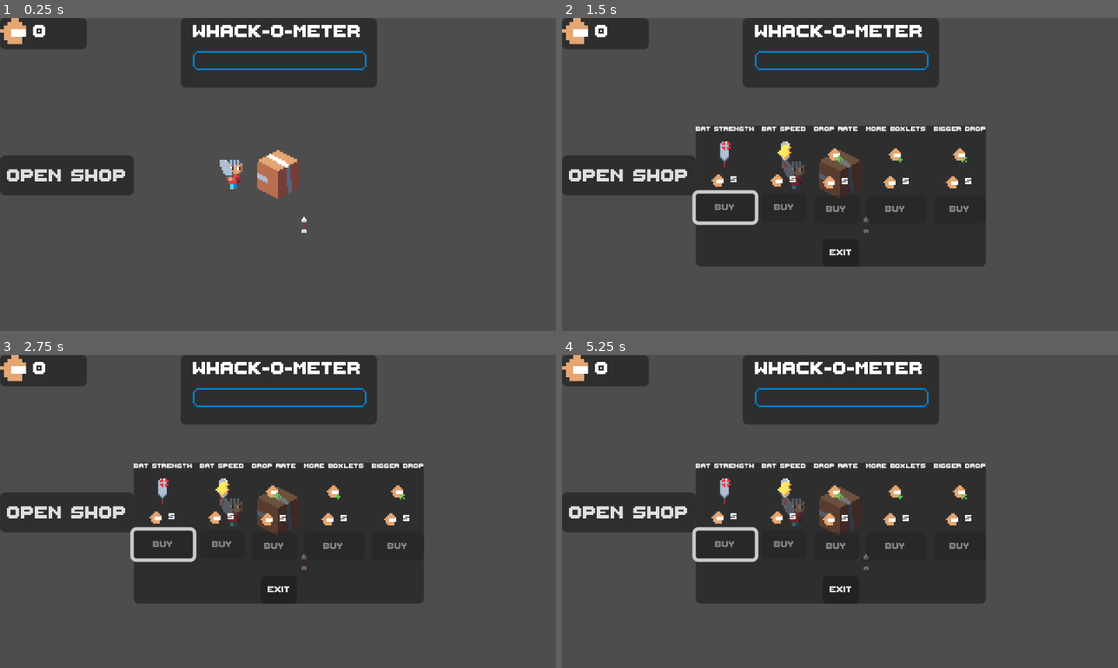
Above: before the commit, frames 1-4 (two rows, left to right).
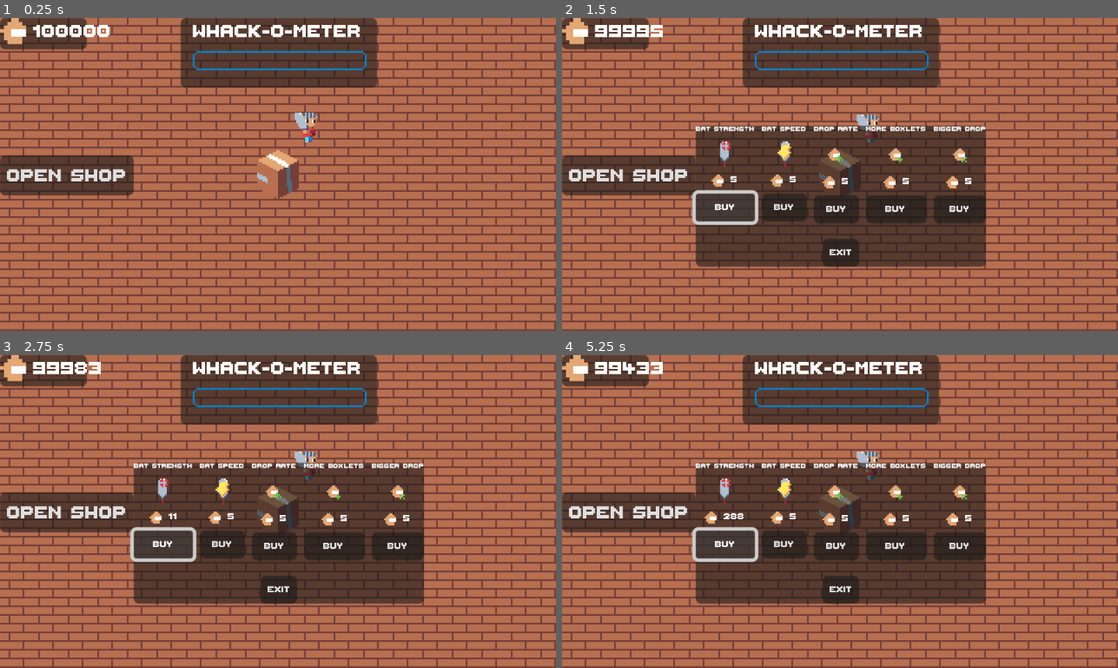
Above: after the commit, the same moments.

Repository: SpicyTime/WackaBox
Game: Godot game, scene res://Game/game.tscn
Same seed, same stepped clock (60 frames per second), same inputs: the game is played once before the commit and once after it.
Inputs (mouse positions are in pixels of both pictures, inside the frame that each line leads up to):
- Up to frame 1 (0.25 s): no input
- Up to frame 2 (1.5 s): click "Open Shop" at 0.5 s; click (723, 205) at 1.25 s, where only the run after the commit has a clickable "buy"
- Up to frame 3 (2.75 s): tap Enter at 2 s; hold D (Right) from 2.03 s (still down); tap Space (Swing) at 2.1 s
- Up to frame 4 (5.25 s): tap Space (Swing) at 2.75, 2.85, 3.6, 4.25, 4.35, 5.1 s; release D (Right) at 2.78 s; hold S (Down) 2.78-3.53 s; tap Enter at 3.5, 5 s; hold D (Right) 3.53-4.28 s; hold W (Up) 4.28-5.03 s; hold A (Left) from 5.03 s (still down)

The runs differ from the first frame. In frame 1, 95% of the frame differs, in the area x 0-100%, y 0-100%; in frame 2, 87%; in frame 3, 87%; in frame 4, 87%.

Commit message:
Added box movement and variety to spike spawning

Diff:
--- a/Game/Player/player.gd
+++ b/Game/Player/player.gd
@@ -11,6 +11,7 @@
 var _orig_bat_hitbox_pos: Vector2 = Vector2.ZERO
 var upgrades_counter: Dictionary
 var _base_cooldown_time: float
+
 func clear_upgrades() -> void:
 	upgrades_counter.clear()
 func handle_flip(dir: int) -> void:
@@ -31,14 +32,12 @@
 
 func apply_upgrade_effect(upgrade):
 	if upgrade == Constants.UpgradeType.STRENGTH:
-		_add_strength(3)
+		_add_strength($BatHitBox.base_damage * pow(1.5, upgrades_counter[upgrade]))
 	elif upgrade == Constants.UpgradeType.SWING_SPEED:
 		_reduce_swing_speed(0.15)
 
-
-
 func _add_strength(amount: int):
-	$BatHitBox.damage +=  amount
+	$BatHitBox.damage = amount
 
 func _reduce_swing_speed(amount: float):
 	$SwingCoolDown.wait_time -= $SwingCoolDown.wait_time *  amount
@@ -92,6 +91,7 @@
 func _on_game_restart():
 	clear_upgrades()
 	$SwingCoolDown.wait_time = _base_cooldown_time
+
 func _on_swing_cool_down_timeout() -> void:
 	_can_swing = true
 
--- a/Game/Player/player.tscn
+++ b/Game/Player/player.tscn
@@ -97,6 +97,7 @@
 frame_progress = 1.0
 
 [node name="CollisionShape2D" type="CollisionShape2D" parent="."]
+visible = false
 shape = SubResource("CapsuleShape2D_s3asc")
 
 [node name="Health" type="Node" parent="."]
@@ -109,6 +110,7 @@
 one_shot = true
 
 [node name="BatHitBox" type="Area2D" parent="."]
+visible = false
 collision_layer = 2
 collision_mask = 0
 script = ExtResource("5_ch4ko")
@@ -120,6 +122,7 @@
 disabled = true
 
 [node name="HurtBox" parent="." node_paths=PackedStringArray("health") instance=ExtResource("7_ch4ko")]
+visible = false
 health = NodePath("../Health")
 
 [node name="CollisionShape2D" type="CollisionShape2D" parent="HurtBox"]
--- a/Game/box.gd
+++ b/Game/box.gd
@@ -1,16 +1,47 @@
-extends StaticBody2D
-var spikes_packed = preload("res://Hazards/spikes.tscn")
+extends CharacterBody2D
+@export var speed: float = 100.0
+@export var player: CharacterBody2D
+@onready var move_cooldown: Timer = $MoveCooldown
 
+var spikes_packed: PackedScene = preload("res://Hazards/spikes.tscn")
+const _min_scoot_distance: int = 40
+const _max_scoot_distance: int = 80
 var _min_boxlets: int = 1
 var _max_boxlets: int = 3
+var _swing_count: int = 0
+var _acceptable_swing_count: int = 3
+const _spikes_spawn_radius: float  = 15
+var _min_move_cooldown: float = 0.5
+var _max_move_cooldown: float = 2
+var _falloff: float = 0.5
 var _boxlet_spawn_chance: float = 0.5
-var _swing_count: int = 0
-var _acceptable_swing_count: int = 0
-var _falloff: float = 0.5
+var _target_position: Vector2 = position
+var _dir: Vector2
+var _can_spawn_spikes: bool = false
+var _can_move: bool = false
+var _spikes_spawning: bool = false
+
 
 func add_upgrade(upgrade: Constants.UpgradeType):
 	#Other logic
 	_apply_upgrade_effect(upgrade)
+
+func spawn_spikes(new_position):
+	var spikes = spikes_packed.instantiate()
+	_swing_count = 0
+	await get_tree().create_timer(randf_range(0.25, 0.75)).timeout
+	get_tree().root.call_deferred("add_child", spikes)
+	spikes.position = Vector2(player.position.x + randf_range(3, _spikes_spawn_radius), player.position.y + randf_range(3, _spikes_spawn_radius))
+
+func increase_health():
+	var health_node = $Health
+	var multiplier = pow(1.75, GameManager.win_times)
+	health_node.max_health = health_node.base_health * multiplier
+	health_node.health = health_node.max_health
+
+
+
+
 func _apply_upgrade_effect(upgrade):
 	if upgrade == Constants.UpgradeType.BOXLET_DROP_RATE:
 		_increase_drop_rate()
@@ -27,19 +58,19 @@
 func _increase_boxlet_size():
 	_min_boxlets += 1
 	_max_boxlets += 1
-func handle_hit(damage):
+
+func _handle_hit(damage):
 	if _should_drop_boxlets():
 		var amount = _pick_weighted_list()
 		GameManager.add_boxlets(amount)
-	_swing_count += 1
+	if not _spikes_spawning:
+		_swing_count += 1
+	if _can_move and move_cooldown.is_stopped():
+		var new_cooldown: float = randf_range(_min_move_cooldown, _max_move_cooldown)
+		move_cooldown.wait_time = new_cooldown
+		move_cooldown.start()
 	if _should_spawn_spikes():
-		spawn_spikes(GameManager.get_player_position())
-
-func spawn_spikes(new_position):
-	var spikes = spikes_packed.instantiate()
-	spikes.position = new_position
-	_swing_count = 0
-	get_tree().root.call_deferred("add_child", spikes)
+		spawn_spikes(player.position)
 
 func _pick_weighted_list() -> int:
 	var weights: Array = []
@@ -57,33 +88,64 @@
 			return _min_boxlets + i
 	return _max_boxlets
 
+func _pick_move_direction():
+	var direction_to_player = (player.position - position).normalized()
+	var angle_to_player = direction_to_player.angle() * (180 / PI)  # degrees
+
+	var angle_away = fposmod(angle_to_player + 180, 360)  # Always in [0, 360]
+	var rand_angle = randi_range(angle_away - 90, angle_away + 90)  # 180° arc away
+
+	var radian = rand_angle * (PI / 180)
+	var move_direction = Vector2(cos(radian), sin(radian))
+	return move_direction.normalized()
+
 func _should_spawn_spikes() -> bool:
-	if _swing_count >= _acceptable_swing_count : #and GameManager.win_times > 2:
+	if _swing_count >= _acceptable_swing_count and _can_spawn_spikes:
 		return true
 	else:
-		_swing_count = 0
 		return false
-
-
 
 func _should_drop_boxlets() -> bool:
 	return randf() < _boxlet_spawn_chance
-
 
 func _ready() -> void:
 	SignalBus.received_damage.connect(_on_received_damage)
 	SignalBus.health_depleted.connect(_on_health_depleted)
 	SignalBus.game_restart.connect(_on_game_restart)
+	if GameManager.win_times >= 1:
+		_can_move = true
+	if GameManager.win_times >= 2:
+		_can_spawn_spikes = true
+
+func _physics_process(delta: float) -> void:
+	if position.distance_to(_target_position) > 1.0:
+		_dir = _target_position - position
+		_dir = _dir.normalized()
+		velocity = velocity.move_toward(_dir * speed, 560 * delta)
+		move_and_slide()
+	else:
+		velocity = Vector2.ZERO
+		position = _target_position
+
+
 
 func _on_received_damage(damage: int, hurtbox: HurtBox) -> void:
 	if hurtbox in get_children():
-		handle_hit(damage)
+		_handle_hit(damage)
 
 func _on_health_depleted(health_node: Health):
 	if health_node in get_children():
 		SignalBus.box_died.emit()
+
 func _on_game_restart():
 	_min_boxlets = 1
 	_max_boxlets = 3
 	_falloff = 0.5
 	_boxlet_spawn_chance = 0.5
+
+
+
+
+func _on_move_cooldown_timeout() -> void:
+	var scoot_distance = randi_range(_min_scoot_distance, _max_scoot_distance)
+	_target_position = position + _pick_move_direction() * scoot_distance
--- a/Game/game.tscn
+++ b/Game/game.tscn
@@ -7,7 +7,6 @@
 [ext_resource type="PackedScene" uid="uid://dfdc6vokw7rtx" path="res://HealthSystem/hurt_box.tscn" id="5_qmv3x"]
 [ext_resource type="PackedScene" uid="uid://cyh2huw1snbq5" path="res://UI/hud.tscn" id="6_qmv3x"]
 [ext_resource type="Texture2D" uid="uid://db3myhhiix61t" path="res://Assets/Sprites/Background.png" id="7_oomkl"]
-[ext_resource type="PackedScene" uid="uid://vfu8y0b2ypqc" path="res://Hazards/arrow.tscn" id="8_buohc"]
 
 [sub_resource type="RectangleShape2D" id="RectangleShape2D_oomkl"]
 size = Vector2(24, 28)
@@ -15,21 +14,27 @@
 [sub_resource type="RectangleShape2D" id="RectangleShape2D_buohc"]
 size = Vector2(28, 30)
 
+[sub_resource type="WorldBoundaryShape2D" id="WorldBoundaryShape2D_oomkl"]
+distance = 3.0
+
 [node name="Game" type="Node2D"]
+metadata/_edit_horizontal_guides_ = [-36.0]
 
 [node name="Camera2D" type="Camera2D" parent="."]
 
 [node name="Player" parent="." instance=ExtResource("1_bk3v5")]
 unique_name_in_owner = true
 z_index = 2
-position = Vector2(-27, 0)
+position = Vector2(16, -27)
 
-[node name="Box" type="StaticBody2D" parent="."]
+[node name="Box" type="CharacterBody2D" parent="." node_paths=PackedStringArray("player")]
 unique_name_in_owner = true
 z_index = 1
 script = ExtResource("3_jcm6v")
+player = NodePath("../Player")
 
 [node name="CollisionShape2D" type="CollisionShape2D" parent="Box"]
+visible = false
 shape = SubResource("RectangleShape2D_oomkl")
 
 [node name="Health" type="Node" parent="Box"]
@@ -40,11 +45,16 @@
 texture = ExtResource("2_7raqb")
 
 [node name="HurtBox" parent="Box" node_paths=PackedStringArray("health") instance=ExtResource("5_qmv3x")]
+visible = false
 collision_mask = 2
 health = NodePath("../Health")
 
 [node name="CollisionShape2D" type="CollisionShape2D" parent="Box/HurtBox"]
 shape = SubResource("RectangleShape2D_buohc")
+
+[node name="MoveCooldown" type="Timer" parent="Box"]
+wait_time = 3.0
+one_shot = true
 
 [node name="Hud" parent="." instance=ExtResource("6_qmv3x")]
 offset_left = -160.0
@@ -53,8 +63,35 @@
 offset_bottom = 90.0
 
 [node name="Background" type="Sprite2D" parent="."]
-visible = false
 texture = ExtResource("7_oomkl")
 
-[node name="Arrow" parent="." instance=ExtResource("8_buohc")]
-position = Vector2(15, 29)
+[node name="WorldBoundaries" type="Node" parent="."]
+
+[node name="Top" type="StaticBody2D" parent="WorldBoundaries"]
+position = Vector2(-3, -88)
+
+[node name="CollisionShape2D" type="CollisionShape2D" parent="WorldBoundaries/Top"]
+rotation = 3.14159
+shape = SubResource("WorldBoundaryShape2D_oomkl")
+
+[node name="Bottom" type="StaticBody2D" parent="WorldBoundaries"]
+position = Vector2(-1, 90)
+
+[node name="CollisionShape2D" type="CollisionShape2D" parent="WorldBoundaries/Bottom"]
+shape = SubResource("WorldBoundaryShape2D_oomkl")
+
+[node name="Right" type="StaticBody2D" parent="WorldBoundaries"]
+position = Vector2(-161, -2)
+rotation = 1.5708
+
+[node name="CollisionShape2D" type="CollisionShape2D" parent="WorldBoundaries/Right"]
+shape = SubResource("WorldBoundaryShape2D_oomkl")
+
+[node name="Left" type="StaticBody2D" parent="WorldBoundaries"]
+position = Vector2(155, -3)
+rotation = 4.71239
+
+[node name="CollisionShape2D" type="CollisionShape2D" parent="WorldBoundaries/Left"]
+shape = SubResource("WorldBoundaryShape2D_oomkl")
+
+[connection signal="timeout" from="Box/MoveCooldown" to="Box" method="_on_move_cooldown_timeout"]
--- a/Game/game_manager.gd
+++ b/Game/game_manager.gd
@@ -2,8 +2,8 @@
 @onready var tree_root = get_tree().root
 @onready var player = get_tree().root.get_node("Game/Player")
 @onready var box = get_tree().root.get_node("Game/Box")
-var boxlet_count: int = 0 : set = set_boxlets
-var win_times: int = 0
+var boxlet_count: int = 100000 : set = set_boxlets
+var win_times: int = 1
 var lives_left: int = 3
 
 func get_player_position() -> Vector2:
@@ -31,9 +31,7 @@
 		arrow.queue_free()
 
 func advance():
-	var box_health_node: Health = box.get_node("Health")
-	box_health_node.max_health += roundi(box_health_node.max_health / 2)
-	box_health_node.health = box_health_node.max_health
+	box.increase_health()
 	reset_game()
 
 func add_upgrade_to_entity(upgrade) -> void:
--- a/HealthSystem/health.gd
+++ b/HealthSystem/health.gd
@@ -2,7 +2,7 @@
 extends Node
 @export var max_health: int = 10 : set = set_max_health
 @export var health: int = 10 : set = set_health
-@onready var original_health = max_health
+@onready var base_health = max_health
 func set_max_health(value: int):
 	max_health = value
 	SignalBus.max_health_changed.emit(max_health, self)
@@ -14,7 +14,7 @@
 		SignalBus.health_depleted.emit(self)
 
 func reset_health_original():
-	max_health = original_health
+	max_health = base_health
 	health = max_health
 
 func _ready() -> void:
--- a/HealthSystem/hit_box.gd
+++ b/HealthSystem/hit_box.gd
@@ -2,7 +2,7 @@
 extends Area2D
 
 @export var damage: int = 1 : set = set_damage, get = get_damage
-@onready var _base_damage: int = damage
+@onready var base_damage: int = damage
 func set_damage(value : int):
 	damage = value
 
@@ -13,4 +13,4 @@
 	SignalBus.game_restart.connect(_on_game_restart)
 
 func _on_game_restart():
-	damage = _base_damage
+	damage = base_damage
--- a/UI/hud.gd
+++ b/UI/hud.gd
@@ -1,9 +1,10 @@
 extends Control
-@onready var box: StaticBody2D = %Box
+@onready var box: CharacterBody2D = %Box
 @onready var player: CharacterBody2D = %Player
 @onready var whack_o_meter: TextureProgressBar = $"Main/Meter/VBoxContainer/Whack-O-Meter"
 @onready var boxlet_label: Label = $Main/Currency/HBoxContainer/BoxletLabel
 var restart: bool = false
+
 func _open_shop():
 	$ShopPopup.visible = true
 	$ShopPopup.check_items()
--- a/UI/shop.gd
+++ b/UI/shop.gd
@@ -14,7 +14,7 @@
 
 func buy_item(item: ShopItem):
 	GameManager.set_boxlets(GameManager.boxlet_count - item.price)
-	item.update_price(item.price + roundi(item.price / 2))
+	item.update_price(item.base_price * pow(1.5, item.times_bought ))
 	GameManager.add_upgrade_to_entity(item.get_upgrade())
 	check_items()
 
--- a/UI/shop_item.gd
+++ b/UI/shop_item.gd
@@ -6,7 +6,7 @@
 @export var max_vert_texture: int
 @export var upgrade: Constants.UpgradeType
 @onready var price: int
-
+var times_bought = 0
 func reset_price() -> void:
 	price = base_price
 	$Price/PriceLabel.text = str(price)
@@ -20,7 +20,7 @@
 func update_price(value: int) -> void:
 	price = value
 	$Price/PriceLabel.text = str(value)
-
+	times_bought += 1
 func get_upgrade() -> Constants.UpgradeType:
 	return upgrade
 
@@ -37,7 +37,7 @@
 	var image := texture.get_image()
 	var original_size := image.get_size()
 
-	var new_width := original_size.x + 10
+	var new_width := original_size.x
 	var new_height := original_size.y + top + bottom
 
 	var new_image := Image.create(new_width, new_height, false, image.get_format())
@@ -46,7 +46,7 @@
 	new_image.blit_rect(
 		image,
 		Rect2i(Vector2i.ZERO, original_size),
-		Vector2i(5, top)
+		Vector2i(0, top)
 	)
 
 	return ImageTexture.create_from_image(new_image)
